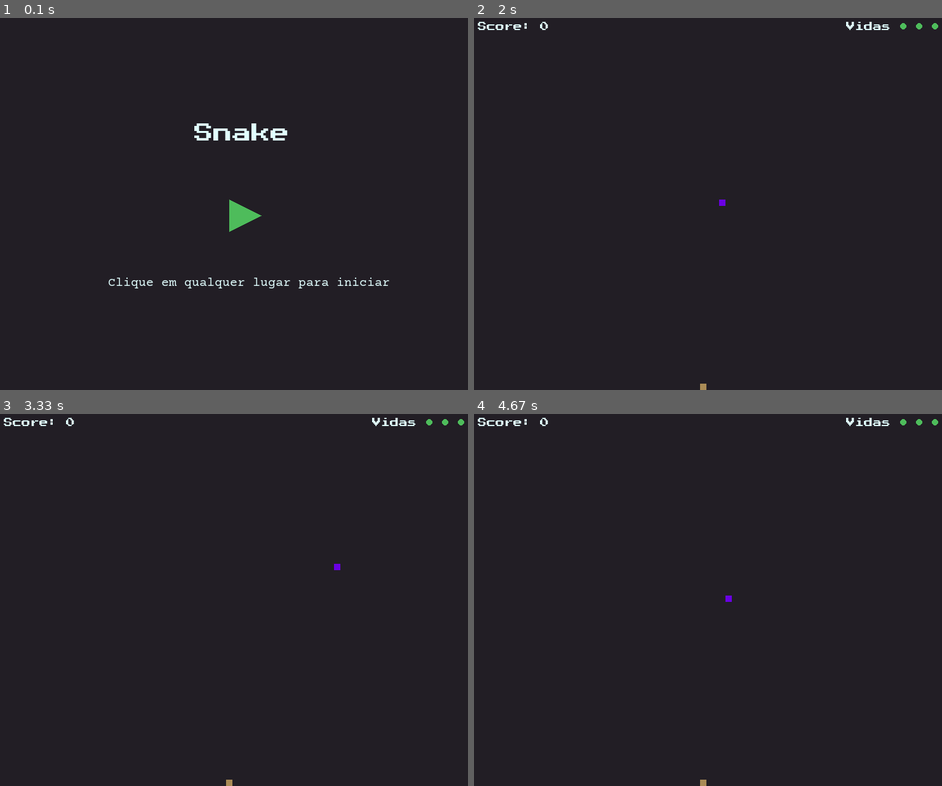
Above: before the commit, frames 1-4 (two rows, left to right).
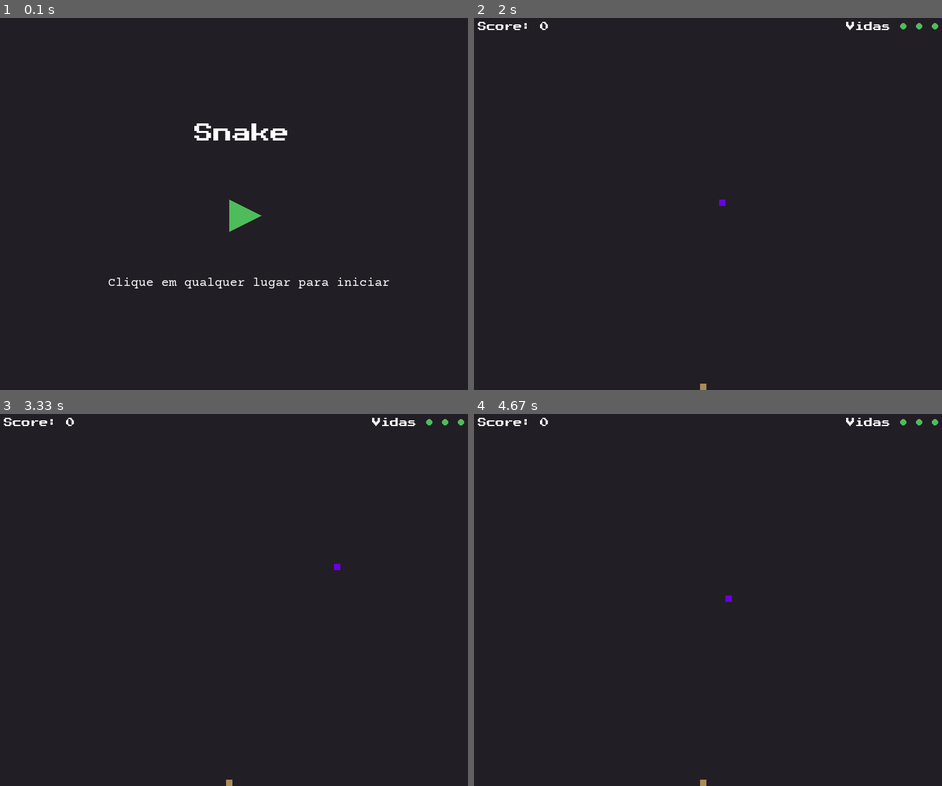
Above: after the commit, the same moments.

Repository: JaianeOliveira/snake-pygame
Game: pygame game, started from index.py
Two runs of this game, one before a commit and one after it. Both use one fixed random seed, a clock stepped at 60 frames per second and the inputs below.
Inputs (mouse positions are in pixels of both pictures, inside the frame that each line leads up to):
- Up to frame 1 (0.1 s): no input
- Up to frame 2 (2 s): click (717, 200) at 0.38 s; hold Esc 0.67-1.13 s; hold Right 0.67-1.13 s; hold Q 1.17-1.63 s; hold Right 1.17-1.63 s; click (768, 285) at 1.72 s
- Up to frame 3 (3.33 s): hold Right 2-2.47 s; hold Up 2.5-2.8 s; hold Right 2.83-3.3 s
- Up to frame 4 (4.67 s): hold Left 3.33-3.87 s; hold Down 3.9-4.2 s; hold Left 4.23-4.63 s

The runs differ from the first frame. In frame 1, 0.6% of the frame differs, in the area x 23-84%, y 28-73%; in frame 2, 0.2%; in frame 3, 0.2%; in frame 4, 0.2%.

Commit message:
feat: constants

Diff:
--- /dev/null
+++ b/constants.py
@@ -0,0 +1,13 @@
+
+colors = {
+    "violet": (106, 0, 228),
+    "white": (255, 255, 255),
+    "brown": (170, 139, 86),
+    "red": (255, 0, 0),
+    "background": (34, 30, 37),
+    "menu": (54, 50, 60),
+    "green": (78, 188, 91)
+}
+
+screenWidth = 800
+screenHeight = 600
--- a/index.py
+++ b/index.py
@@ -3,43 +3,35 @@
 import pygame
 from pygame.locals import *
 
+from constants import colors, screenHeight, screenWidth
+
 pygame.init()
 
-screenWidth=800
-screenHeight=600
-
-
-violet=(106, 0, 228)
-white=(225, 255, 255)
-brown=(170, 139, 86)
-greenPrimary=(57, 81, 68)
-greenSecondary=(78, 108, 80)
-red = (255, 0, 0)
-background=(34, 30, 37)
-green=(78, 188, 91)
-menu=(54, 50, 60)
-
 screen = pygame.display.set_mode((screenWidth, screenHeight))
 
 clock = pygame.time.Clock()
 
-def generateSnake(snake, snakeBlock = 10, color=violet):
+
+def generateSnake(snake, snakeBlock=10, color=colors['violet']):
     for x in snake:
         pygame.draw.rect(screen, color, [x[0], x[1], snakeBlock, snakeBlock])
 
 
-def writeTitle(message, color=white, fontSize=20):
+def writeTitle(message, color=colors['white'], fontSize=20):
     font = pygame.font.Font('./fonts/PressStart2P-Regular.ttf', fontSize)
     return font.render(message, True, color)
-def writeText(message, color=white, fontSize=16):
+
+
+def writeText(message, color=colors['white'], fontSize=16):
     font = pygame.font.Font('./fonts/CourierPrime-Regular.ttf', fontSize)
     return font.render(message, True, color)
 
+
 def gameLoop():
-    snakeSpeed=15
-    gameClose=False
+    snakeSpeed = 15
+    gameClose = False
     while True:
-        screen.fill(background)
+        screen.fill(colors['background'])
 
         snakeX = screenWidth/2
         snakeY = screenHeight/2
@@ -47,35 +39,30 @@
         snakeXChange = 0
         snakeYChange = 0
 
-        snakeBody=[]
-        snakeLength=1
-
-        snakeLifes=3
-
-        foodX=round(random.randrange(10, screenWidth - 10) / 10.0) * 10.0
-        foodY=round(random.randrange(screenHeight*0.1, screenHeight - 10) / 10.0) * 10.0
-
-        gamePause=False
-        gameOver=False
-        gameOverCause=''
-
-        for event in pygame.event.get():
-            if event.type == QUIT:
-                pygame.display.quit()
-                exit()
-
+        snakeBody = []
+        snakeLength = 1
+
+        snakeLifes = 3
+
+        foodX = round(random.randrange(10, screenWidth - 10) / 10.0) * 10.0
+        foodY = round(random.randrange(screenHeight*0.1,
+                      screenHeight - 10) / 10.0) * 10.0
+
+        gamePause = False
+        gameOver = False
+        gameOverCause = ''
 
         while not gameClose:
-            screen.fill(background)
+            screen.fill(colors['background'])
             for event in pygame.event.get():
                 if event.type == QUIT:
                     pygame.display.quit()
                     exit()
                 elif event.type == pygame.KEYDOWN:
                     if event.key == pygame.K_ESCAPE and not gameOver:
-                        gamePause= not gamePause
+                        gamePause = not gamePause
                     elif event.key == pygame.K_q and (gamePause or gameOver):
-                        gameClose=True
+                        gameClose = True
                         homeScreen()
 
                     elif event.key == pygame.K_n and (gameOver or gamePause):
@@ -94,16 +81,22 @@
                         snakeYChange = 10
                         snakeXChange = 0
 
-
             if gamePause:
-                pygame.draw.rect(screen, menu, [screenWidth*0.1, screenHeight*0.1, screenWidth*0.8, screenHeight*0.8], 400, 8)
-                screen.blit(writeTitle("Jogo Pausado"), [screenWidth/2 - 115, screenHeight*0.15])
-                screen.blit(writeText("Pressione [Esc] para continuar ou [Q] para sair"), [screenWidth/2 - 220, screenHeight*0.85])
+                pygame.draw.rect(screen, colors['menu'], [
+                                 screenWidth*0.1, screenHeight*0.1, screenWidth*0.8, screenHeight*0.8], 400, 8)
+                screen.blit(writeTitle("Jogo Pausado"), [
+                            screenWidth/2 - 115, screenHeight*0.15])
+                screen.blit(writeText("Pressione [Esc] para continuar ou [Q] para sair"), [
+                            screenWidth/2 - 220, screenHeight*0.85])
             elif gameOver:
-                pygame.draw.rect(screen, menu, [screenWidth*0.1, screenHeight*0.1, screenWidth*0.8, screenHeight*0.8], 400, 8)
-                screen.blit(writeTitle("Game Over", red), [screenWidth/2 - 88, screenHeight*0.4])
-                screen.blit(writeText(gameOverCause), [screenWidth/2 - len(gameOverCause)*5, screenHeight*0.50])
-                screen.blit(writeText("Pressione [N] para um novo jogo ou [Q] para sair"), [screenWidth/2 - 220, screenHeight*0.85])
+                pygame.draw.rect(screen, colors['menu'], [
+                                 screenWidth*0.1, screenHeight*0.1, screenWidth*0.8, screenHeight*0.8], 400, 8)
+                screen.blit(writeTitle("Game Over", colors['red']), [
+                            screenWidth/2 - 88, screenHeight*0.4])
+                screen.blit(writeText(gameOverCause), [
+                            screenWidth/2 - len(gameOverCause)*5, screenHeight*0.50])
+                screen.blit(writeText("Pressione [N] para um novo jogo ou [Q] para sair"), [
+                            screenWidth/2 - 220, screenHeight*0.85])
 
             else:
                 if snakeX >= screenWidth or snakeX < 0 or snakeY >= screenHeight or snakeY < 0:
@@ -111,32 +104,34 @@
                         snakeLifes -= 1
                         snakeX = screenWidth/2
                         snakeY = screenHeight/2
-                        foodX=round(random.randrange(10, screenWidth - 10) / 10.0) * 10.0
-                        foodY=round(random.randrange(screenHeight*0.1, screenHeight - 10) / 10.0) * 10.0
-                        pygame.draw.rect(screen, red, [0, 0, screenWidth, screenHeight], 3)
+                        foodX = round(random.randrange(
+                            10, screenWidth - 10) / 10.0) * 10.0
+                        foodY = round(random.randrange(
+                            screenHeight*0.1, screenHeight - 10) / 10.0) * 10.0
+                        pygame.draw.rect(
+                            screen, colors['red'], [0, 0, screenWidth, screenHeight], 3)
                         pygame.display.update()
                     else:
                         gameOver = True
-                        gameOverCause='Você bateu na parede'
+                        gameOverCause = 'Você bateu na parede'
 
                 snakeX += snakeXChange
                 snakeY += snakeYChange
 
-                screen.fill(background)
-
-                screen.blit(writeTitle("Score: {}".format(snakeLength - 1), white, 14), [20, 20])
-                screen.blit(writeTitle("Vidas", white, 14), [screenWidth - 200, 20])
-
-
-
+                screen.fill(colors['background'])
+
+                screen.blit(writeTitle("Score: {}".format(
+                    snakeLength - 1), colors['white'], 14), [20, 20])
+                screen.blit(writeTitle("Vidas", colors['white'], 14),
+                            [screenWidth - 200, 20])
 
                 for life in range(snakeLifes):
-                    pygame.draw.circle(screen, green, [screenWidth - (110 - (life*25)), 27.5], 5)
-                pygame.draw.rect(screen, brown, [foodX, foodY, 10, 10])
-
-
-
-                snakeHead=[]
+                    pygame.draw.circle(
+                        screen, colors['green'], [screenWidth - (110 - (life*25)), 27.5], 5)
+                pygame.draw.rect(screen, colors['brown'], [
+                                 foodX, foodY, 10, 10])
+
+                snakeHead = []
                 snakeHead.append(snakeX)
                 snakeHead.append(snakeY)
                 snakeBody.append(snakeHead)
@@ -146,22 +141,28 @@
 
                 for x in snakeBody[:-1]:
                     if x == snakeHead:
-                       if snakeLifes > 1:
-                           snakeLifes -= 1
-                           screen.blit(writeTitle("Voce perdeu uma vida", red, 10), [screenWidth*0.685, 45])
-                           snakeX = screenWidth/2
-                           snakeY = screenHeight/2
-                           foodX=round(random.randrange(10, screenWidth - 10) / 10.0) * 10.0
-                           foodY=round(random.randrange(screenHeight*0.1, screenHeight - 10) / 10.0) * 10.0
-                           pygame.draw.rect(screen, red, [0, 0, screenWidth, screenHeight], 3)
-                           pygame.display.update()
-                       else:
-                            gameOver=True
-                            gameOverCause='Você mordeu sua própria cauda'
+                        if snakeLifes > 1:
+                            snakeLifes -= 1
+                            screen.blit(writeTitle("Voce perdeu uma vida", colors['red'], 10), [
+                                        screenWidth*0.685, 45])
+                            snakeX = screenWidth/2
+                            snakeY = screenHeight/2
+                            foodX = round(random.randrange(
+                                10, screenWidth - 10) / 10.0) * 10.0
+                            foodY = round(random.randrange(
+                                screenHeight*0.1, screenHeight - 10) / 10.0) * 10.0
+                            pygame.draw.rect(
+                                screen, colors['red'], [0, 0, screenWidth, screenHeight], 3)
+                            pygame.display.update()
+                        else:
+                            gameOver = True
+                            gameOverCause = 'Você mordeu sua própria cauda'
 
                 if int(snakeX) == int(foodX) and int(snakeY) == int(foodY):
-                    foodX=round(random.randrange(10, screenWidth - 10) / 10.0) * 10.0
-                    foodY=round(random.randrange(screenHeight*0.1, screenHeight - 10) / 10.0) * 10.0
+                    foodX = round(random.randrange(
+                        10, screenWidth - 10) / 10.0) * 10.0
+                    foodY = round(random.randrange(
+                        screenHeight*0.1, screenHeight - 10) / 10.0) * 10.0
 
                     snakeLength += 1
                     if snakeLength == 5:
@@ -171,7 +172,8 @@
 
                     if (snakeLength - 1) % 25 == 0 and snakeLifes < 3:
                         snakeLifes += 1
-                        pygame.draw.rect(screen, green, [0, 0, screenWidth, screenHeight], 3)
+                        pygame.draw.rect(
+                            screen, colors['green'], [0, 0, screenWidth, screenHeight], 3)
                         pygame.display.update()
 
                 generateSnake(snakeBody)
@@ -184,11 +186,9 @@
         pygame.display.update()
 
 
-
-
 def homeScreen():
     while True:
-        screen.fill(background)
+        screen.fill(colors['background'])
 
         startGame = False
         for event in pygame.event.get():
@@ -199,15 +199,18 @@
                 if event.key == pygame.K_ESCAPE:
                     print('Pause')
             elif event.type == pygame.MOUSEBUTTONDOWN:
-                startGame=True
+                startGame = True
 
         if startGame:
             print('começou')
             gameLoop()
         else:
-            screen.blit(writeTitle("Snake", white, 30), [screenWidth*0.4, screenHeight*0.3])
-            pygame.draw.polygon(screen, green, [(screenWidth/2 - 25, screenHeight/2), (screenWidth/2 - 25, screenHeight/2 + 50), (screenWidth/2 + 25, screenHeight/2 + 25)])
-            screen.blit(writeText("Clique em qualquer lugar para iniciar", white, 20), [screenWidth*0.23, screenHeight*0.7])
+            screen.blit(writeTitle("Snake", colors['white'], 30), [
+                        screenWidth*0.4, screenHeight*0.3])
+            pygame.draw.polygon(screen, colors['green'], [(screenWidth/2 - 25, screenHeight/2), (
+                screenWidth/2 - 25, screenHeight/2 + 50), (screenWidth/2 + 25, screenHeight/2 + 25)])
+            screen.blit(writeText("Clique em qualquer lugar para iniciar", colors['white'], 20), [
+                        screenWidth*0.23, screenHeight*0.7])
 
         pygame.display.update()
 
